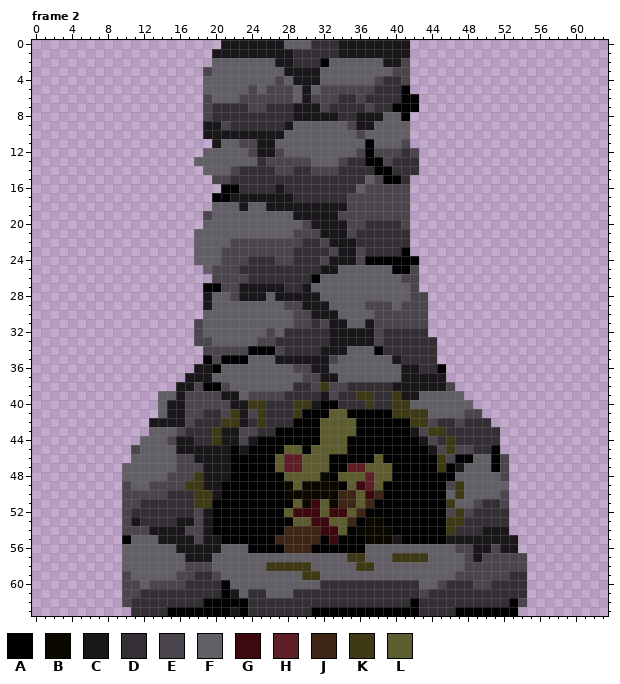
File history of a pixel-art file, asset-sources/sprites/scenery/fireplace.aseprite. That is the earlier state.
64x64 pixels, 5 frames. Colours within 5 levels of each other are drawn and written as one. Shown: frame 2. The commit also changed other frames, which this record leaves out.
Palette (. is transparent): A #010101  B #0b0800  C #1a171a  D #332f34  E #4b464d  F #635f66  G #3d090f  H #5f1e26  J #3e2616  K #3e3a16  L #5d5d2f
Now the later version:
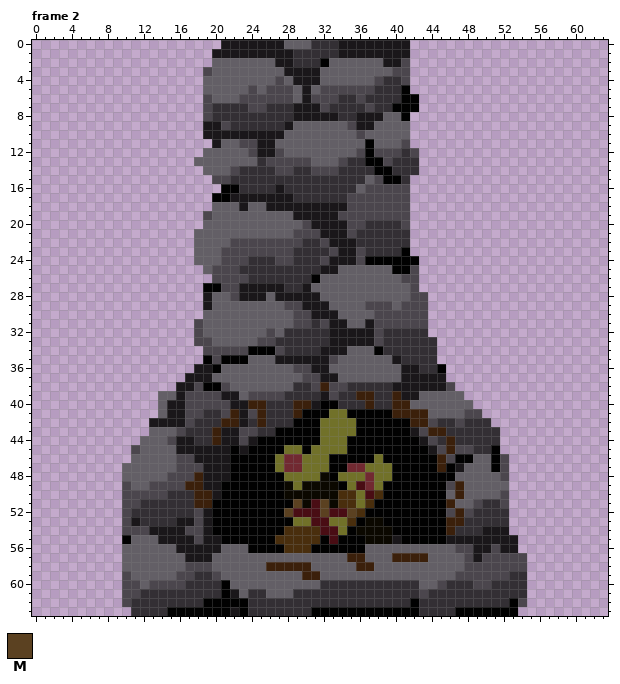
Colours new in this view: M #5b4121
Diff:
Colour G changes from #3d090f to #490d14.
Colour H changes from #5f1e26 to #712931.
Colour J changes from #3e2616 to #492e0d.
Colour K changes from #3e3a16 to #3b200b.
Colour L changes from #5d5d2f to #717129.
Frame 2, layer "Layer 2":
Colour M replaces colour L in row 51 at x 29 and 32; in row 52 at x 28, 32 and 35.
